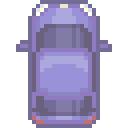
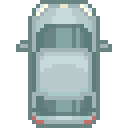
The second 128px x 128px image is a revision of the first. Changes to its layers:
added layer "silver" above "red" over [16, 0, 112, 128]
added layer "red" above "pink" over [16, 0, 112, 128]
moved "pink" above "purple" over [16, 0, 112, 128]
